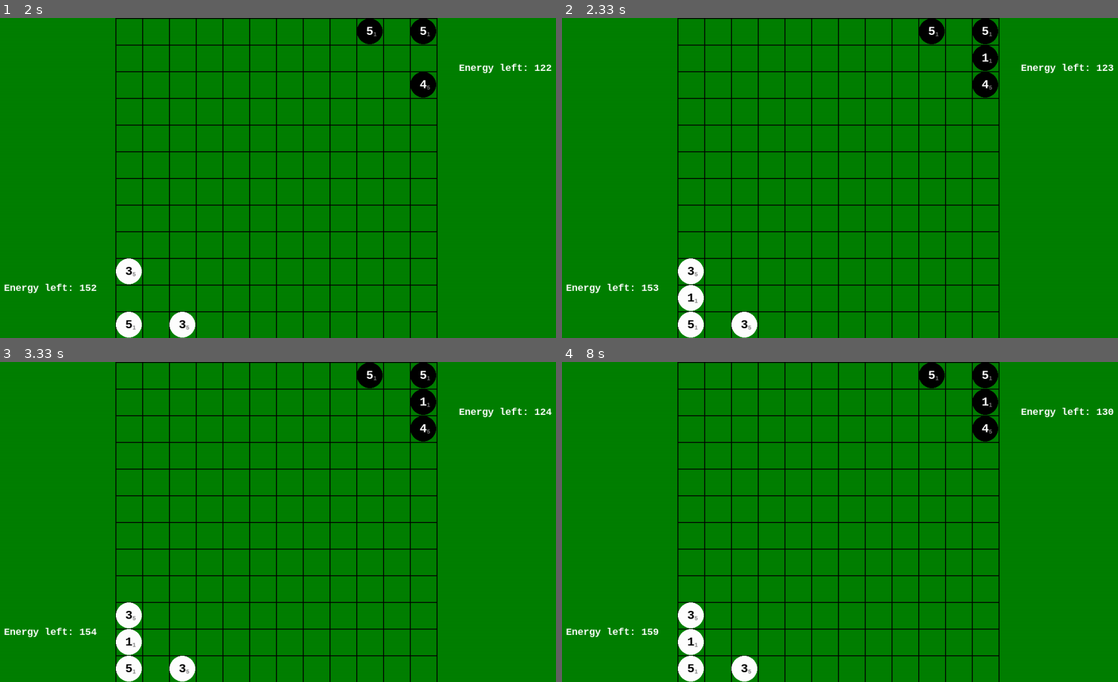
Above: before the commit, frames 1-4 (two rows, left to right).
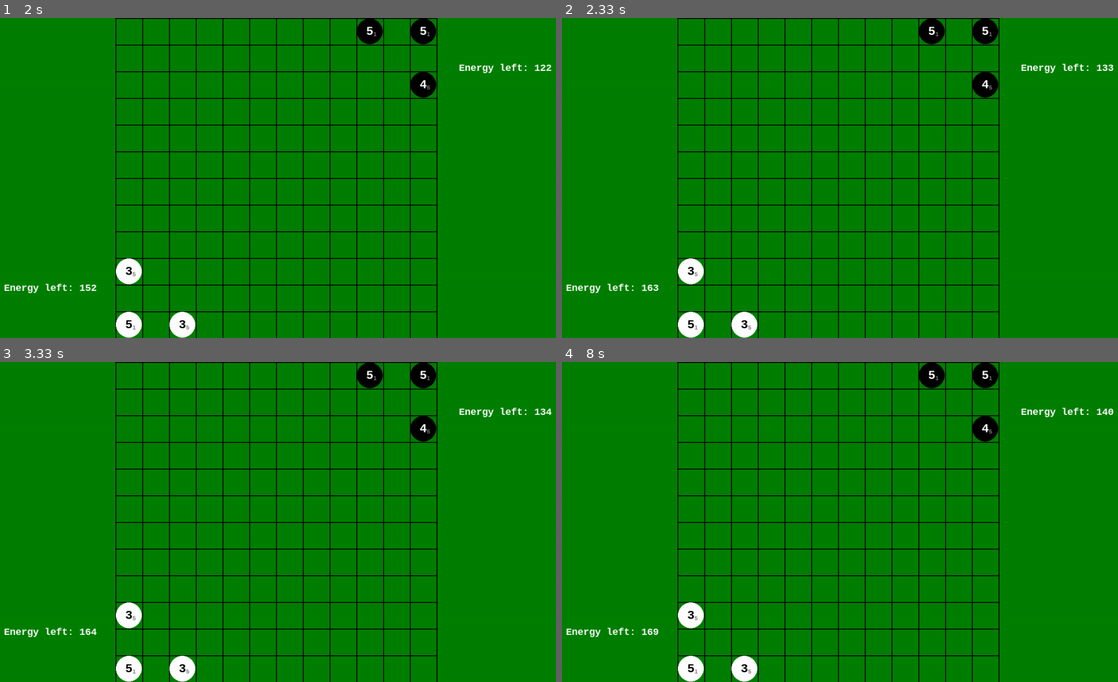
Above: after the commit, the same moments.

Repository: stanX19/pygame_projects
Game: pygame game, started from projects/my_reversi/srcs/main.py
Two runs of this game, one before a commit and one after it. Both use one fixed random seed, a clock stepped at 60 frames per second and the inputs below.
Inputs (mouse positions are in pixels of both pictures, inside the frame that each line leads up to):
- Up to frame 1 (2 s): click (255, 190) at 0.38 s
- Up to frame 2 (2.33 s): no input
- Up to frame 3 (3.33 s): no input
- Up to frame 4 (8 s): click (1040, 544) at 5.22 s; click (845, 582) at 6.88 s

Frame 1 is identical in both runs. In frame 2, 0.6% of the frame differs, in the area x 15-99%, y 8-92%; in frame 3, 0.6%; in frame 4, 0.6%.

Commit message:
ugrade spawning, buggy

Diff:
--- a/projects/my_reversi/srcs/classes/grid_manager.py
+++ b/projects/my_reversi/srcs/classes/grid_manager.py
@@ -1,9 +1,17 @@
+from __future__ import annotations
 import math
 import random
 from typing import Union, Callable
 
 from .unit import Unit, Black, White, ClassEnum
 
+
+UPGRADE_COST = 10
+
+ENERGY_DICT: dict[Unit, float] = {
+    Black: UPGRADE_COST * 15,
+    White: UPGRADE_COST * 15,
+}
 
 class GridRow:
     def __init__(self, grid, y: int):
@@ -211,31 +219,55 @@
         if u1.move_timer <= 0 and u2.hp <= 0:
             return True
 
+    def upgrade_unit_at(self, x, y, _class):
+        unit = self.grid[y][x]
+        if not isinstance(unit, Unit) and ENERGY_DICT[_class] >= 10:
+            self[y][x] = _class(search_radius=3)
+            ENERGY_DICT[_class] -= 10;
+        elif isinstance(unit, _class):
+            self.upgrade_unit(unit)
+
     def spawn_one_around(self, unit: Unit):
         if not isinstance(unit, (Black, White)):
             return
-        for dy, dx in [(-1, 0), (1, 0), (0, -1), (0, 1)]:  # , (-1, -1), (1, 1), (1, -1), (-1, 1)]:
-            y, x = unit.y + dy, unit.x + dx
+        directions = [(-1, 0), (1, 0), (0, -1), (0, 1)]  # , (-1, -1), (1, 1), (1, -1), (-1, 1)]:
+        hp_dict = {}
+        for dir in directions:
+            y, x = unit.y + dir[0], unit.x + dir[1]
             if not (0 <= x < self.grid_size and 0 <= y < self.grid_size):
-                continue
+                hp_dict[dir] = float('inf')
+            elif isinstance(self.grid[y][x], type(unit)):
+                hp_dict[dir] = self.grid[y][x].hp
+            elif not isinstance(self.grid[y][x], Unit):
+                hp_dict[dir] = 0
+            else:
+                hp_dict[dir] = float('inf')
+
+        directions.sort(key=lambda dir: hp_dict[dir])
+        for dir in directions:
+            if hp_dict[dir] == float('inf'):
+                continue
+            y, x = unit.y + dir[0], unit.x + dir[1]
             if isinstance(self.grid[y][x], Unit) and self.grid[y][x].hp > 0:
                 continue
-            self[y][x] = unit.__class__(search_radius=3)
-            return
-        for dy, dx in [(-1, 0), (1, 0), (0, -1), (0, 1)]:  # , (-1, -1), (1, 1), (1, -1), (-1, 1)]:
-            y, x = unit.y + dy, unit.x + dx
-            if not (0 <= x < self.grid_size and 0 <= y < self.grid_size):
-                continue
-            if not isinstance(self.grid[y][x], type(unit)):
-                continue
-            self.grid[y][x].upgrade()
-            return
+            self.upgrade_unit_at(x, y, type(unit))
+            break
 
     def spawn_units(self):
         for unit in self.iter_unit():
             if unit.unit_class == ClassEnum.BASE and unit.atk_timer == 0:
-                self.spawn_one_around(unit)
+                ENERGY_DICT[type(unit)] += UPGRADE_COST
                 unit.atk_timer = unit.atk_cd
+
+    def upgrade_unit(self, unit: Unit):
+        if unit.unit_class == ClassEnum.BASE:
+            self.spawn_one_around(unit)
+        elif ENERGY_DICT[type(unit)] >= UPGRADE_COST:
+            ENERGY_DICT[type(unit)] -= UPGRADE_COST
+            unit._upgrade()
+        else:
+            return False
+        return True
 
     def find_max_hp_target(self, _class) -> Union[Unit, None]:
         max_hp = 0
--- a/projects/my_reversi/srcs/classes/unit.py
+++ b/projects/my_reversi/srcs/classes/unit.py
@@ -1,3 +1,4 @@
+from __future__ import annotations
 import math
 from typing import Union
 
@@ -109,7 +110,7 @@
             self.search_radius = 0
             self.unit_class = ClassEnum.BASE
 
-    def upgrade(self):
+    def _upgrade(self):
         self.hp += 1
         self.update_class()
         self.reset_timer()
--- a/projects/my_reversi/srcs/main.py
+++ b/projects/my_reversi/srcs/main.py
@@ -1,7 +1,7 @@
 import math
 import random
 import pygame
-from classes.grid_manager import GridManager
+from classes.grid_manager import GridManager, ENERGY_DICT
 from classes.unit import Unit, Black, White, ClassEnum
 
 # Initialize Pygame
@@ -20,8 +20,6 @@
 LINE_MARGIN = LINE_WIDTH // 2  # Margin for line detection
 ENERGY_RECOVERY_RATE = 0.1  # Energy recovery per second per unit
 MAX_ENERGY = GRID_SIZE * 4 * 10  # Maximum energy
-BASIC_UNIT_COST = 10  # Energy cost to spawn a unit
-UPGRADE_UNIT_COST = 10  # Energy cost to upgrade a unit
 
 unit_nu_font = pygame.font.SysFont("consolas", CELL_SIZE // 2, bold=True, italic=False)
 unit_nu_font_small = pygame.font.SysFont("consolas", CELL_SIZE // 4, bold=True, italic=False)
@@ -36,15 +34,13 @@
         self.running: bool = True
         self.quit: bool = False
         self.clock = pygame.time.Clock()  # For delta time
-        self.white_energy: float = 0
-        self.black_energy: float = 0
         self.init_game()
 
     def init_game(self):
         self.running: bool = True
         self.quit: bool = False
-        self.white_energy = BASIC_UNIT_COST * 15
-        self.black_energy = BASIC_UNIT_COST * 15
+        ENERGY_DICT[White] = 150
+        ENERGY_DICT[Black] = 150
         # headquarters, 5 health, can fight back (1), delay: 1, range=melee
         self.grid.clear()
         # for i in range(GRID_SIZE):
@@ -82,12 +78,12 @@
         col = x // CELL_SIZE
         return row, col
 
-    def place_basic_unit(self, y, x):
-        if self.white_energy < BASIC_UNIT_COST:
-            return
-        self.white_energy -= BASIC_UNIT_COST
-        if 0 <= y < GRID_SIZE and 0 <= x < GRID_SIZE:
-            self.grid[y][x] = White(search_radius=GRID_SIZE)
+    # def place_basic_unit(self, y, x):
+    #     if self.white_energy < BASIC_UNIT_COST:
+    #         return
+    #     self.white_energy -= BASIC_UNIT_COST
+    #     if 0 <= y < GRID_SIZE and 0 <= x < GRID_SIZE:
+    #         self.grid[y][x] = White(search_radius=GRID_SIZE)
 
     def draw_units(self):
         for y in range(GRID_SIZE):
@@ -119,12 +115,12 @@
                     pygame.draw.circle(self.screen, (0, 255, 255), center, radius, width=2)
 
     def draw_info(self):
-        info_text = info_font.render(f"""Energy left: {self.white_energy:<6.0f}""", True, (255, 255, 255))
+        info_text = info_font.render(f"""Energy left: {ENERGY_DICT[White]:<6.0f}""", True, (255, 255, 255))
         info_rect = info_text.get_rect()
         info_rect.left = 50
         info_rect.bottom = BOARD_SIZE - 100
         self.screen.blit(info_text, info_rect)
-        info_text = info_font.render(f"""Energy left: {self.black_energy:<.0f}""", True, (255, 255, 255))
+        info_text = info_font.render(f"""Energy left: {ENERGY_DICT[Black]:<.0f}""", True, (255, 255, 255))
         info_rect = info_text.get_rect()
         info_rect.left = SIDE_SPACE + BOARD_SIZE + 50
         info_rect.top = 100
@@ -143,18 +139,16 @@
         if inactive >= active:
             return
         for unit in units:
-            if isinstance(unit, Black) and unit.hp < 5 and self.black_energy >= UPGRADE_UNIT_COST:
-                unit.upgrade()
-                self.black_energy -= UPGRADE_UNIT_COST
-                return
+            if isinstance(unit, Black) and unit.hp < 5 and self.grid.upgrade_unit(unit):
+                break
 
     def recover_energy(self, delta_time):
         white_count = 10 + sum(u.hp - 4 for u in self.grid.iter_unit() if isinstance(u, White) and u.hp >= 5)
         black_count = 10 + sum(u.hp - 4 for u in self.grid.iter_unit() if isinstance(u, Black) and u.hp >= 5)
         white_rate = ENERGY_RECOVERY_RATE * white_count
         black_rate = ENERGY_RECOVERY_RATE * black_count
-        self.white_energy = min(MAX_ENERGY, self.white_energy + white_rate * delta_time)
-        self.black_energy = min(MAX_ENERGY, self.black_energy + black_rate * delta_time)
+        ENERGY_DICT[White] = min(MAX_ENERGY, ENERGY_DICT[White] + white_rate * delta_time)
+        ENERGY_DICT[Black] = min(MAX_ENERGY, ENERGY_DICT[Black] + black_rate * delta_time)
 
     def handle_mouse_event(self, event):
         pos = pygame.mouse.get_pos()
@@ -164,13 +158,9 @@
         if isinstance(self.grid[y][x], White) and event.button == 3:
             if self.grid[y][x].selected:
                 for u in self.grid.selected_units:
-                    if not self.white_energy >= UPGRADE_UNIT_COST:
-                        break
-                    self.white_energy -= UPGRADE_UNIT_COST
-                    u.upgrade()
-            elif self.white_energy >= UPGRADE_UNIT_COST:
-                self.white_energy -= UPGRADE_UNIT_COST
-                self.grid[y][x].upgrade()
+                    self.grid.upgrade_unit(u)
+            else:
+                self.grid.upgrade_unit(self.grid[y][x])
         elif event.button == 1 and not isinstance(self.grid[y][x], White) and self.grid.selected_units:
             for u in self.grid.selected_units:
                 u.target_cord = (y, x)
Not shown, added: projects/my_reversi/Makefile
